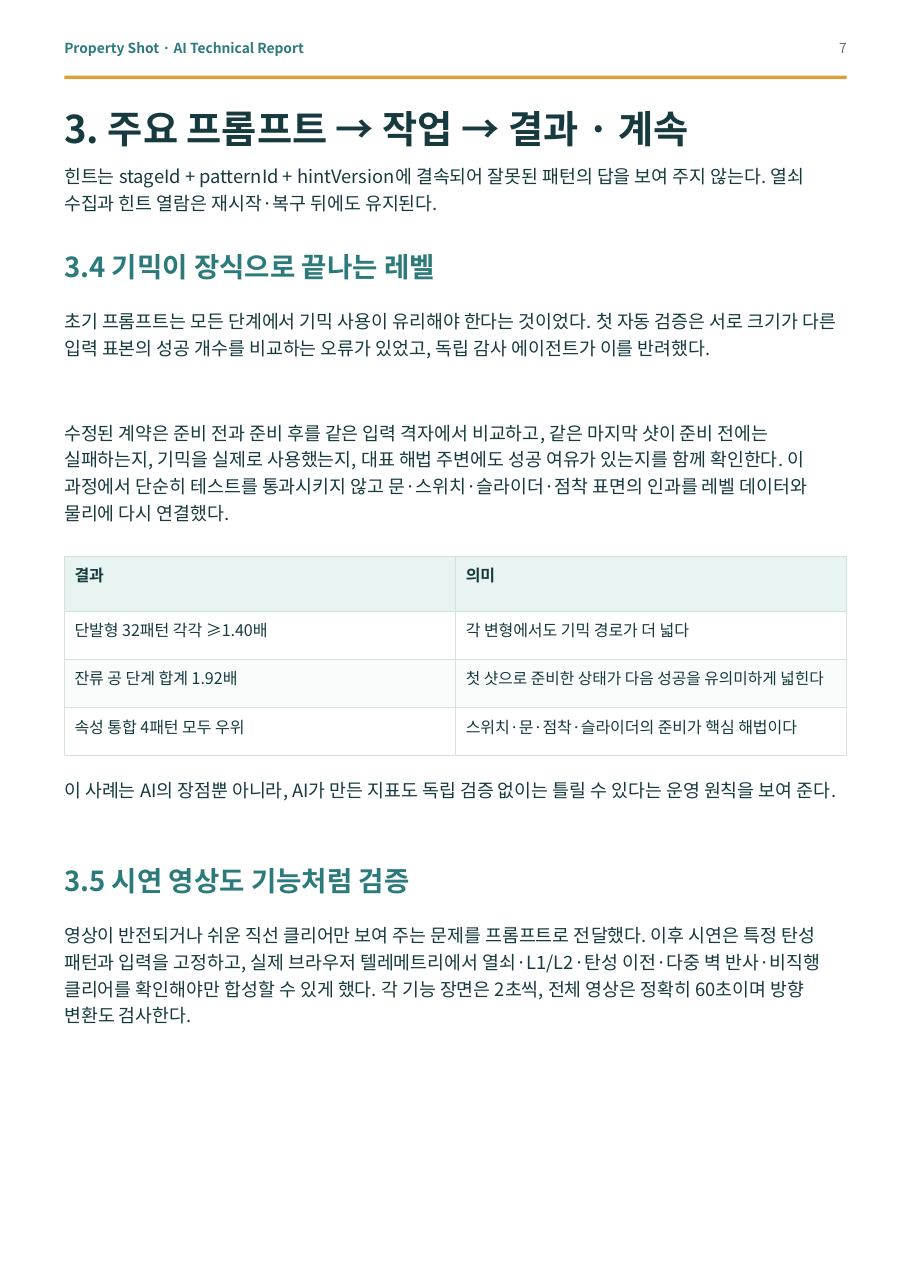
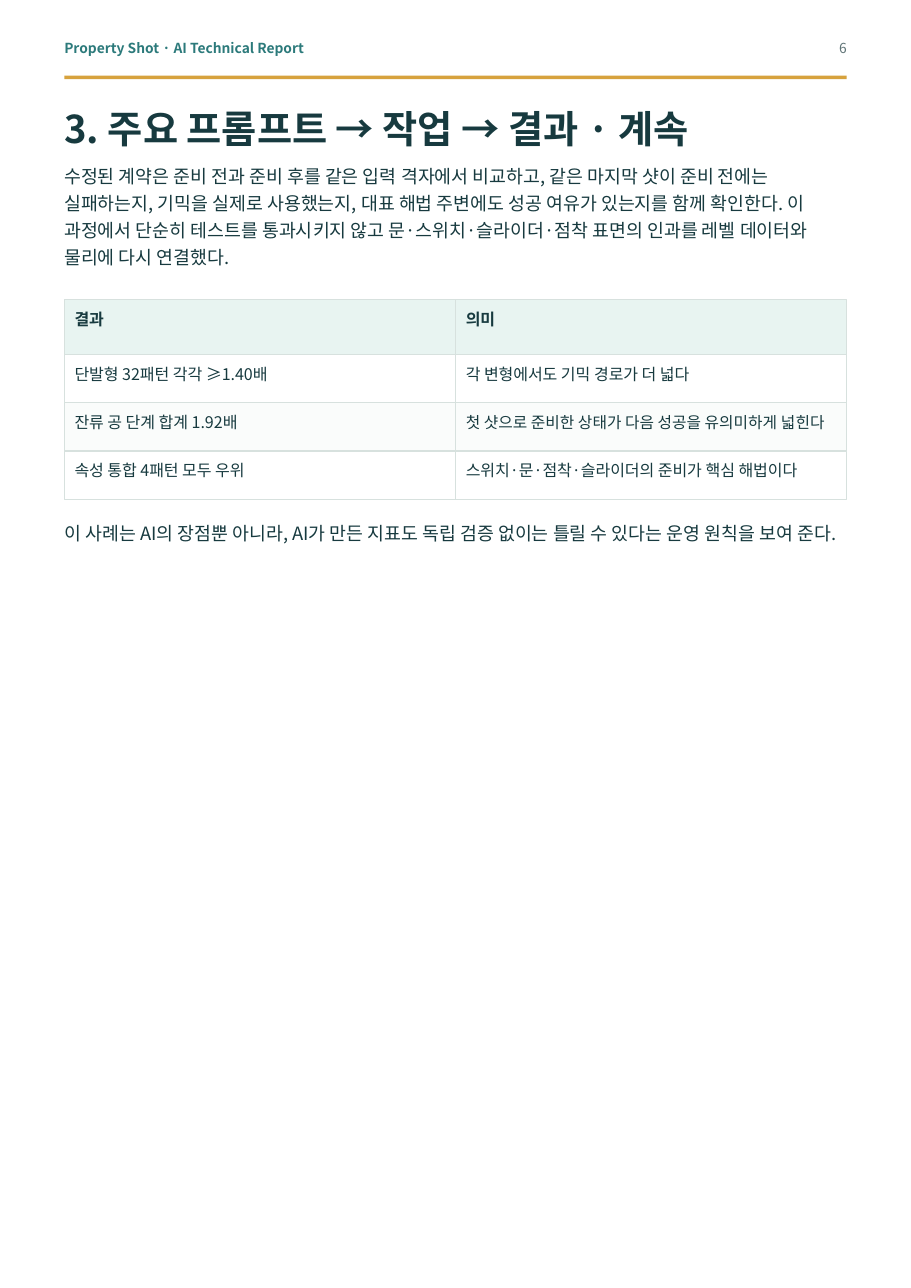
Before and after one commit to good5229/Property_shot, a slide deck: slide 6 of report/dist/property_shot_ai_technical_report.pptx (slide 7 before the commit). Drawn at 911x1288 pixels with LibreOffice and Linux fonts; fonts in the diff are those of the drawing. Boxes give left, top, right and bottom in pixels: in the first picture for what was removed or moved away, otherwise in the second. Text is boxed around its words. In the diff, an @@ line names an element or a change of style, - is before the commit and + after.

```diff
--- a/report/dist/property_shot_ai_technical_report.pptx
+++ b/report/dist/property_shot_ai_technical_report.pptx
@@ text at [839, 43, 847, 53]: text changed @@
-7
+6
@@ text removed at [64, 167, 805, 212] @@
-힌트는 stageId + patternId + hintVersion에 결속되어 잘못된 패턴의 답을 보여 주지 않는다. 열쇠 수집과 힌트 열람은 재시작·복구 뒤에도 유지된다.
@@ text removed at [64, 254, 435, 280] @@
-3.4 기믹이 장식으로 끝나는 레벨
@@ text removed at [64, 312, 836, 359] @@
-초기 프롬프트는 모든 단계에서 기믹 사용이 유리해야 한다는 것이었다. 첫 자동 검증은 서로 크기가 다른 입력 표본의 성공 개수를 비교하는 오류가 있었고, 독립 감사 에이전트가 이를 반려했다.
@@ rectangle: place and size @@
-rectangle at [64, 708, 455, 757]
+rectangle at [64, 355, 455, 403]
@@ rectangle: place and size @@
-rectangle at [456, 708, 847, 757]
+rectangle at [456, 355, 847, 403]
@@ 10 texts, 4 rectangles: place and size @@
-10 texts, 4 rectangles at [64, 424, 847, 801]
+10 texts, 4 rectangles at [64, 167, 847, 544]
@@ rectangle: place and size @@
-rectangle at [64, 611, 455, 660]
+rectangle at [64, 452, 455, 500]
@@ rectangle: place and size @@
-rectangle at [456, 611, 847, 660]
+rectangle at [456, 452, 847, 500]
@@ text removed at [64, 868, 410, 894] @@
-3.5 시연 영상도 기능처럼 검증
@@ text removed at [64, 926, 820, 1024] @@
-영상이 반전되거나 쉬운 직선 클리어만 보여 주는 문제를 프롬프트로 전달했다. 이후 시연은 특정 탄성 패턴과 입력을 고정하고, 실제 브라우저 텔레메트리에서 열쇠·L1/L2·탄성 이전·다중 벽 반사·비직행 클리어를 확인해야만 합성할 수 있게 했다. 각 기능 장면은 2초씩, 전체 영상은 정확히 60초이며 방향 변환도 검사한다.
```
Also in this commit, not shown: 10 other slides changed, 3 slides removed, 12 other files.
